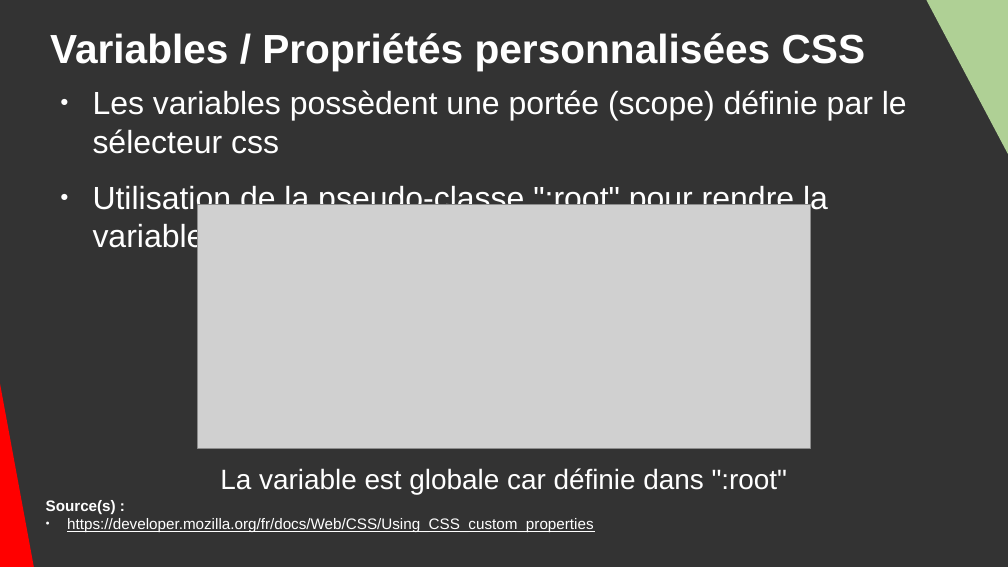
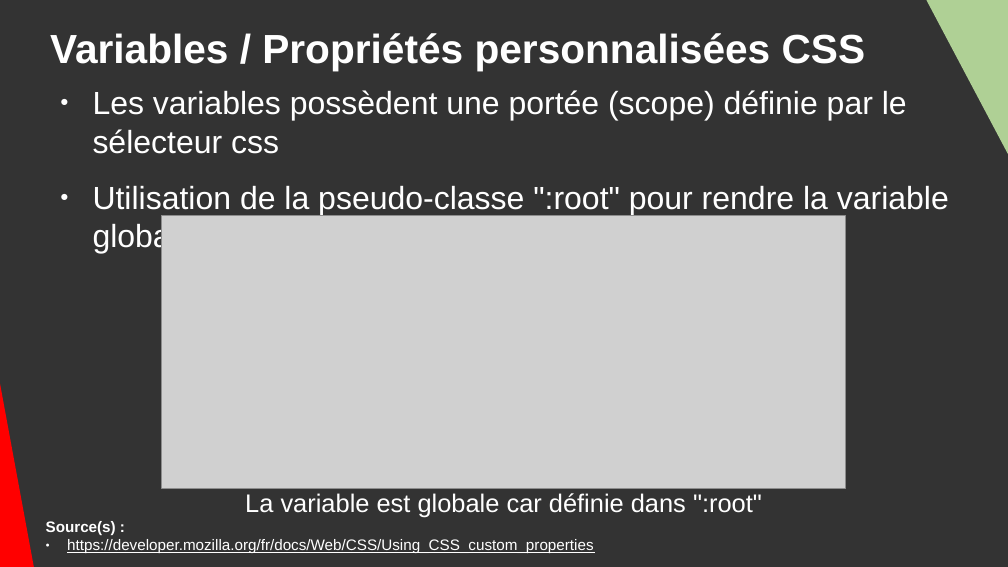
Before and after one commit to DanYellow/cours, a slide deck: slide 18 of integration-web-s1/travaux-pratiques/numero-4/presentation.odp (slide 16 before the commit). Drawn at 1008x567 pixels with LibreOffice and Linux fonts; fonts in the diff are those of the drawing; grey boxes stand for pictures. Boxes give left, top, right and bottom in pixels: in the first picture for what was removed or moved away, otherwise in the second. Text is boxed around its words. In the diff, an @@ line names an element or a change of style, - is before the commit and + after.

```diff
--- a/integration-web-s1/travaux-pratiques/numero-4/presentation.odp
+++ b/integration-web-s1/travaux-pratiques/numero-4/presentation.odp
@@ text "Les variables possèdent une portée ..." rewrapped from [93,90,907,215] to [93,90,949,215] @@
@@ picture: place and size @@
-picture at [198,204,810,448]
+picture at [162,216,846,488]
@@ title "La variable est globale car ...": place and size @@
-title "La variable est globale car ..." at [220,468,788,494]
+title "La variable est globale car ..." at [245,493,762,517]
@@ title "La variable est globale car ..." at [245,493,762,517]: size 22 to 20 pt @@
@@ text "Source(s) :": place and size @@
-text "Source(s) :" at [46,500,593,532]
+text "Source(s) :" at [46,521,593,553]
```
Also in this commit, not shown: 20 other slides changed, 7 slides added, 3 other files.
